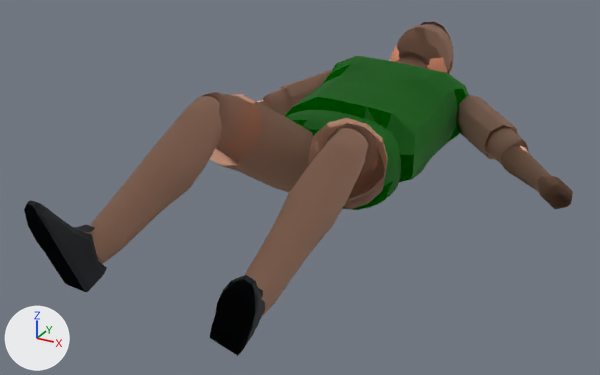
The glTF model tools/gf_exporter/output/avatars/iron_defender.glb as it was, and as the next commit left it.
One viewpoint serves both versions: a camera (50 mm lens) standing at (1.12, -2.2, 1.128) and looking at (-0.033, -0.103, 0.08). Lighting does not change. The marker at lower left points along +X, +Y and +Z. The picture after the commit comes second. Where no turn or scale is listed for an object, it has been applied to the vertices. Vertices at exactly the same position are counted once.

The scene before the commit, as lines of its bpy script (objects in view):
```python
me_mesh_body = bpy.data.meshes.new('mesh_body')
me_mesh_body.from_pydata(...)  # 256 vertices, 508 faces; spans x -0.223..0.221, y -0.061..0.245, z -0.148..0.138
me_mesh_body.materials.append(mat_kit)
me_mesh_left_ankle = bpy.data.meshes.new('mesh_left_ankle')
me_mesh_left_ankle.from_pydata(...)  # 72 vertices, 126 faces; spans x -0.078..0.096, y -0.157..0.0, z -0.141..0.128
me_mesh_left_ankle.materials.append(mat_shoe)
me_mesh_middle = bpy.data.meshes.new('mesh_middle')
me_mesh_middle.from_pydata(...)  # 192 vertices, 380 faces; spans x -0.282..0.282, y -0.086..0.548, z -0.143..0.201
me_mesh_middle.materials.append(mat_kit)
me_mesh_neck = bpy.data.meshes.new('mesh_neck')
me_mesh_neck.from_pydata(...)  # 222 vertices, 432 faces; spans x -0.108..0.112, y -0.059..0.3, z -0.095..0.194
me_mesh_neck.materials.append(mat_skin)
me_mesh_right_ankle = bpy.data.meshes.new('mesh_right_ankle')
me_mesh_right_ankle.from_pydata(...)  # 72 vertices, 126 faces; spans x -0.068..0.042, y -0.164..0.007, z -0.146..0.132
me_mesh_right_ankle.materials.append(mat_shoe)
ob_body = bpy.data.objects.new('body', me_mesh_body)
ob_body.location = (0.0, 0.0, 0.129)
ob_left_ankle = bpy.data.objects.new('left_ankle', me_mesh_left_ankle)
ob_left_ankle.location = (0.228, -0.79, 0.142)
ob_middle = bpy.data.objects.new('middle', me_mesh_middle)
ob_middle.location = (0.0, 0.157, 0.138)
ob_neck = bpy.data.objects.new('neck', me_mesh_neck)
ob_neck.location = (0.001, 0.677, 0.222)
ob_right_ankle = bpy.data.objects.new('right_ankle', me_mesh_right_ankle)
ob_right_ankle.location = (-0.235, -0.813, 0.195)
# also in view: 'right_knee' at (-0.194, -0.598, 0.267); 'left_shoulder' at (0.368, 0.538, 0.141); 'right_thigh' at (-0.125, -0.18, 0.233); 'left_knee' at (0.235, -0.577, 0.23); 'right_shoulder' at (-0.339, 0.512, 0.163)
```
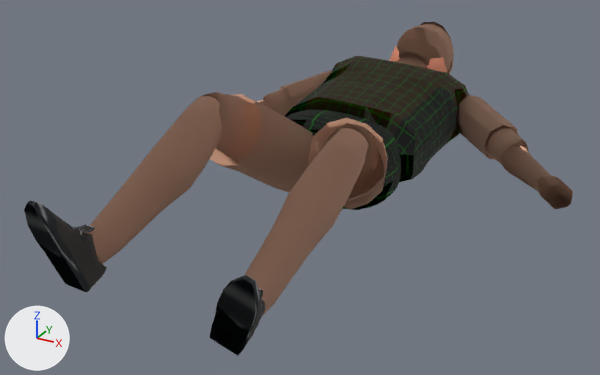
Boxes [x1, y1, x2, y2] around the edits, measured in the pictures (600 x 375 px):
part 1 of me_mesh_body, surface changed (green to black)
    both: [287, 110, 401, 210]
part 2 of me_mesh_middle, surface changed
    both: [285, 56, 469, 182]
part 3 of me_mesh_left_ankle, surface changed (lighter)
    both: [216, 275, 263, 342]
part 4 of me_mesh_right_ankle, surface changed
    both: [24, 201, 105, 290]

The change in detail:
me_mesh_body has 256 vertices, 508 faces and spans x -0.223..0.221, y -0.061..0.245, z -0.148..0.138.
me_mesh_body is used by ob_body; location (0.0, 0.0, 0.129).
me_mesh_body part 1: 508 kept faces spanning x -0.223..0.221, y -0.061..0.245, z -0.148..0.138 get new texture (UV) coordinates.
me_mesh_middle has 192 vertices, 380 faces and spans x -0.282..0.282, y -0.086..0.548, z -0.143..0.201.
me_mesh_middle is used by ob_middle; location (0.0, 0.157, 0.138).
me_mesh_middle part 2: 380 kept faces spanning x -0.282..0.282, y -0.086..0.548, z -0.143..0.201 get new texture (UV) coordinates.
me_mesh_left_ankle has 72 vertices, 126 faces and spans x -0.078..0.096, y -0.157..0.0, z -0.141..0.128.
me_mesh_left_ankle is used by ob_left_ankle; location (0.228, -0.79, 0.142).
me_mesh_left_ankle part 3: 126 kept faces spanning x -0.078..0.096, y -0.157..0.0, z -0.141..0.128 get new texture (UV) coordinates.
me_mesh_right_ankle has 72 vertices, 126 faces and spans x -0.068..0.042, y -0.164..0.007, z -0.146..0.132.
me_mesh_right_ankle is used by ob_right_ankle; location (-0.235, -0.813, 0.195).
me_mesh_right_ankle part 4: 126 kept faces spanning x -0.068..0.042, y -0.164..0.007, z -0.146..0.132 get new texture (UV) coordinates.
